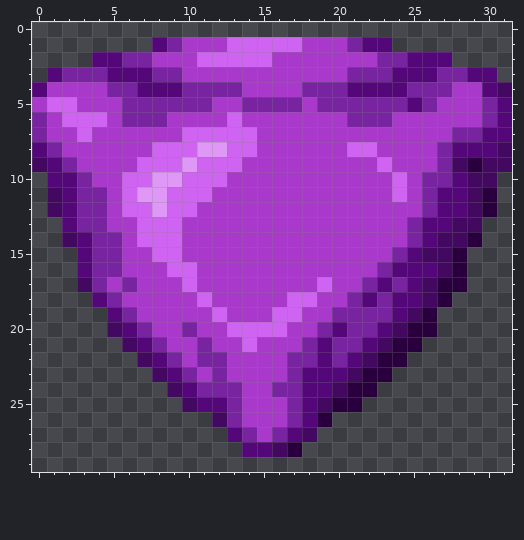
Pixel-art sprite -- Assets/Sprites/Gemstones/Large/Trilliant/Trilliant_Large_Purple.png. Above is the file before it was changed.
The file is 32x30 pixels.
The same view after the edit:
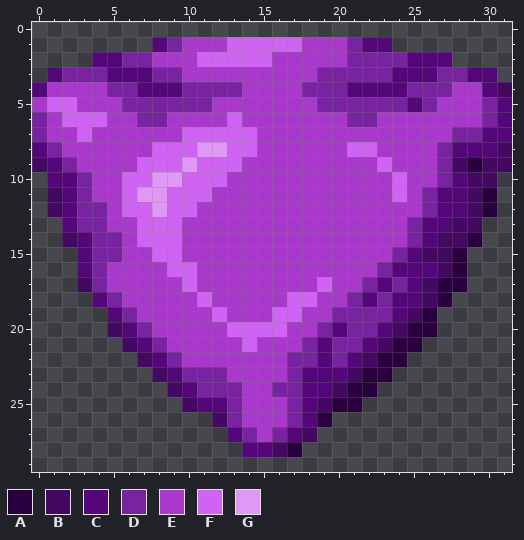
Palette (. is transparent): A #29003d  B #43085f  C #540779  D #7823a0  E #a939cb  F #d064f2  G #e098f6
Changes in this commit:
The edit turns colour E into colour D in row 2 at x 21 to 22; in row 3 at x 19 to 20; in row 23 at x 11.
The edit turns colour D into colour E in row 5 at x 14 to 17; in row 6 at x 6 and 23; in row 10 at x 26; in row 11 at x 4; in row 16 at x 5; in row 17 at x 6.
The edit turns colour D into colour E in row 20 at x 10; in row 21 at x 11; in row 22 at x 11 to 12.
